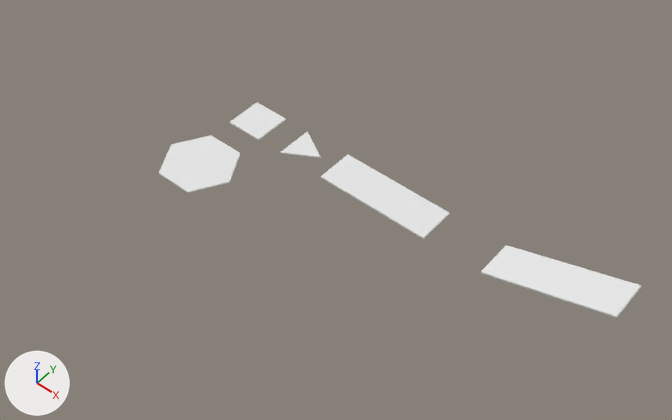
The Blender file Carpenter.blend, before and after one commit.
Rendered twice from a 50 mm camera at (12.85, -12.21, 15.36) aimed at (4.27, -2.04, 1.3). The axes (+X, +Y, +Z) are drawn at lower left. The lights are the same throughout.

The scene before the commit, as lines of its bpy script (objects in view):
```python
me_cube_002 = bpy.data.meshes.new('Cube.002')
me_cube_002.from_pydata([(1.5, 0.5, 0.0), (1.5, -0.5, 0.0), (-1.5, -0.5, 0.0), (-1.5, 0.5, 0.0)], [], [(0, 3, 2, 1)])
me_cube_002.materials.append(mat_material)  # white #e7e7e7
me_cube_004 = bpy.data.meshes.new('Cube.004')
me_cube_004.from_pydata([(1.5, 0.5, 1.0), (1.5, -0.5, 1.0), (-1.5, -0.5, 0.0), (-1.5, 0.5, 0.0)], [], [(0, 3, 2, 1)])
me_cube_004.materials.append(mat_material)  # white #e7e7e7
me_cube_005 = bpy.data.meshes.new('Cube.005')
me_cube_005.from_pydata([(-0.5, -0.86, 0.0), (0.5, -0.86, 0.0), (1.0, 0.0, 0.0), (0.5, 0.86, 0.0), (-0.5, 0.86, 0.0), (-1.0, 0.0, 0.0)], [], [(1, 2, 3, 4, 5, 0)])
me_cube_005.materials.append(mat_material)  # white #e7e7e7
ob_hex = bpy.data.objects.new('Hex', me_cube_005)
ob_hex.location = (0.0, -2.0, 0.0)
_m = ob_hex.modifiers.new('Solidify', 'SOLIDIFY')
_m.thickness = 0.05
_m.nonmanifold_thickness_mode = 'FIXED'
_m.nonmanifold_merge_threshold = 0.0003
_m = ob_hex.modifiers.new('Bevel', 'BEVEL')
_m.width = 0.01
_m.width_pct = 0.01
_m.limit_method = 'NONE'
_m.spread = 0.0
ob_plank = bpy.data.objects.new('Plank', me_cube_002)
ob_plank.location = (4.0, 0.0, 0.0)
_m = ob_plank.modifiers.new('Solidify', 'SOLIDIFY')
_m.thickness = 0.05
_m.nonmanifold_thickness_mode = 'FIXED'
_m.nonmanifold_merge_threshold = 0.0003
_m = ob_plank.modifiers.new('Bevel', 'BEVEL')
_m.width = 0.01
_m.width_pct = 0.01
_m.limit_method = 'NONE'
_m.spread = 0.0
ob_ramp = bpy.data.objects.new('Ramp', me_cube_004)
ob_ramp.location = (8.5, 0.0, 0.0)
_m = ob_ramp.modifiers.new('Solidify', 'SOLIDIFY')
_m.thickness = 0.05
_m.nonmanifold_thickness_mode = 'FIXED'
_m.nonmanifold_merge_threshold = 0.0003
_m = ob_ramp.modifiers.new('Bevel', 'BEVEL')
_m.width = 0.01
_m.width_pct = 0.01
_m.limit_method = 'NONE'
_m.spread = 0.0
# also in view: 'Square' at (0.0, 0.0, -0.03)
```
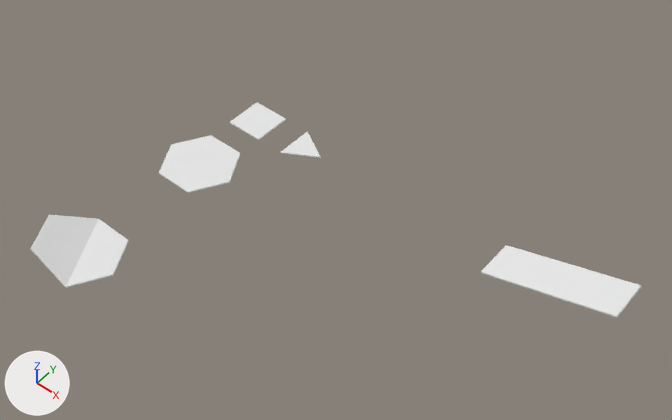
Boxes [x1, y1, x2, y2] around the edits, measured in the pictures (672 x 420 px):
'HexRamp', added
    after: [31, 215, 129, 288]
'Plank', deleted
    before: [321, 154, 450, 239]

Edits to the bpy script that builds the scene:
```text
Add me_cube_003:
    me_cube_003.from_pydata([(-0.5, -0.86, 0.5), (0.5, -0.86, 0.0), (1.0, 0.0, 0.0), (0.5, 0.86, 0.0), (-0.5, 0.86, 0.0), (-1.0, 0.0, 0.5)], [], [(1, 2, 3, 4), (4, 5, 0, 1)])
    me_cube_003.materials.append(mat_material)  # white #e7e7e7
Remove ob_plank:
    ob_plank = bpy.data.objects.new('Plank', me_cube_002)
    ob_plank.location = (4.0, 0.0, 0.0)
    _m = ob_plank.modifiers.new('Solidify', 'SOLIDIFY')
    _m.thickness = 0.05
    _m.nonmanifold_thickness_mode = 'FIXED'
    _m.nonmanifold_merge_threshold = 0.0003
    _m = ob_plank.modifiers.new('Bevel', 'BEVEL')
    _m.width = 0.01
    _m.width_pct = 0.01
    _m.limit_method = 'NONE'
    _m.spread = 0.0
Change ob_pe:
    remove ob_pe.parent = ob_plank
Change ob_pw:
    remove ob_pw.parent = ob_plank
Add ob_hexramp:
    ob_hexramp = bpy.data.objects.new('HexRamp', me_cube_003)
    ob_hexramp.location = (0.08, -5.6, 0.0)
    _m = ob_hexramp.modifiers.new('Solidify', 'SOLIDIFY')
    _m.thickness = 0.05
    _m.nonmanifold_thickness_mode = 'FIXED'
    _m.nonmanifold_merge_threshold = 0.0003
    _m = ob_hexramp.modifiers.new('Bevel', 'BEVEL')
    _m.width = 0.01
    _m.width_pct = 0.01
    _m.limit_method = 'NONE'
    _m.spread = 0.0
```
